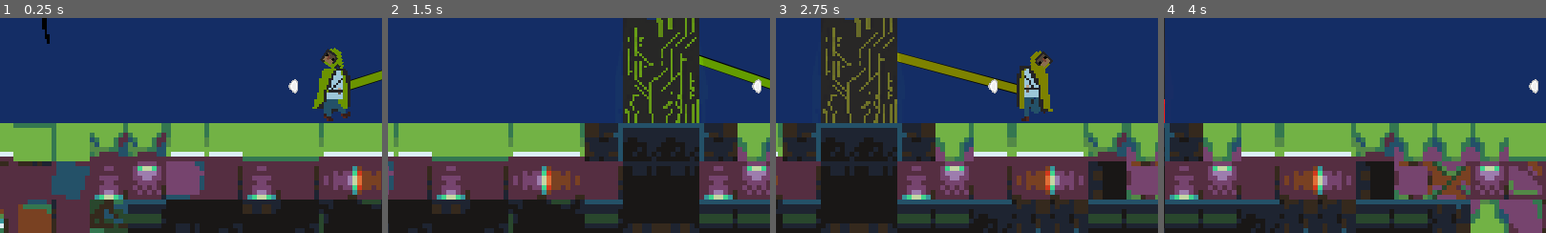
Above: before the commit, frames 1-4 (left to right).
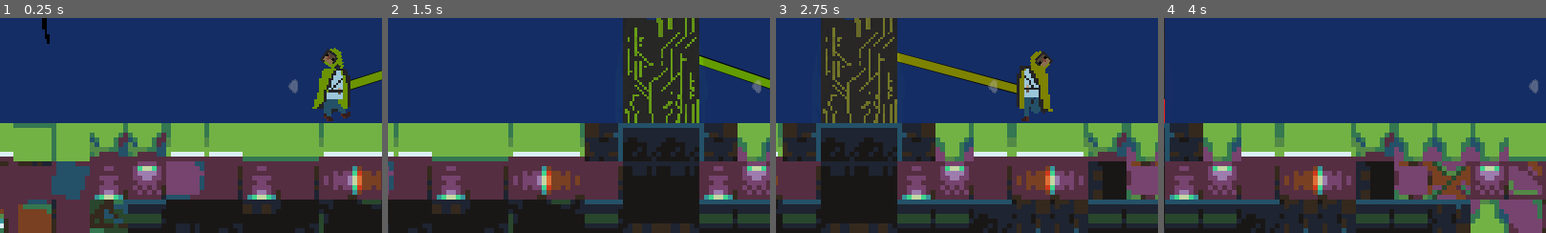
Above: after the commit, the same moments.

Repository: MHillier98/FeedThePillar
Game: Godot game, scene res://Scenes/TestScene.tscn
The game is run twice, just before and just after one commit, with the same random seed, the same clock (stepped at 60 frames per second) and the same inputs.
Inputs (mouse positions are % of the whole screen's width and height, from its top left):
- Up to frame 1 (0.25 s): no input
- Up to frame 2 (1.5 s): move the mouse to (6, 43) at 0.52 s; hold D (right) from 0.53 s (still down); click (6, 43) at 0.67 s; tap W (up) at 0.77 s; move the mouse to (30, 55) at 1.27 s
- Up to frame 3 (2.75 s): tap W (up) at 1.52 s; move the mouse to (60, 28) at 2.02 s; release D (right) at 2.03 s; hold A (left) from 2.03 s (still down)
- Up to frame 4 (4 s): move the mouse to (45, 70) at 2.77 s; release A (left) at 2.78 s; hold D (right) from 2.78 s (still down); click (45, 70) at 2.92 s; tap W (up) at 3.02, 3.77 s; move the mouse to (80, 65) at 3.52 s
The pictures show only the part of the screen within x 7-57%, y 50-100%; the shares and areas given below are measured in that part.

The runs differ from the first frame. In frame 1, 0.1% of the frame differs, in the area x 75-78%, y 28-36%; in frame 2, 0.1%; in frame 3, 0.1%; in frame 4, 0.1%.

Commit message:
Updated arrow colours

Diff:
--- a/Scenes/Player.tscn
+++ b/Scenes/Player.tscn
@@ -276,11 +276,13 @@
 }
 
 [node name="RightArrow" type="Sprite" parent="."]
+modulate = Color( 0.756863, 0.756863, 0.756863, 0.392157 )
 position = Vector2( 30, -5 )
 scale = Vector2( 0.5, 0.5 )
 texture = ExtResource( 7 )
 
 [node name="LeftArrow" type="Sprite" parent="."]
+modulate = Color( 0.756863, 0.756863, 0.756863, 0.392157 )
 position = Vector2( -30, -5 )
 scale = Vector2( 0.5, 0.5 )
 texture = ExtResource( 7 )
